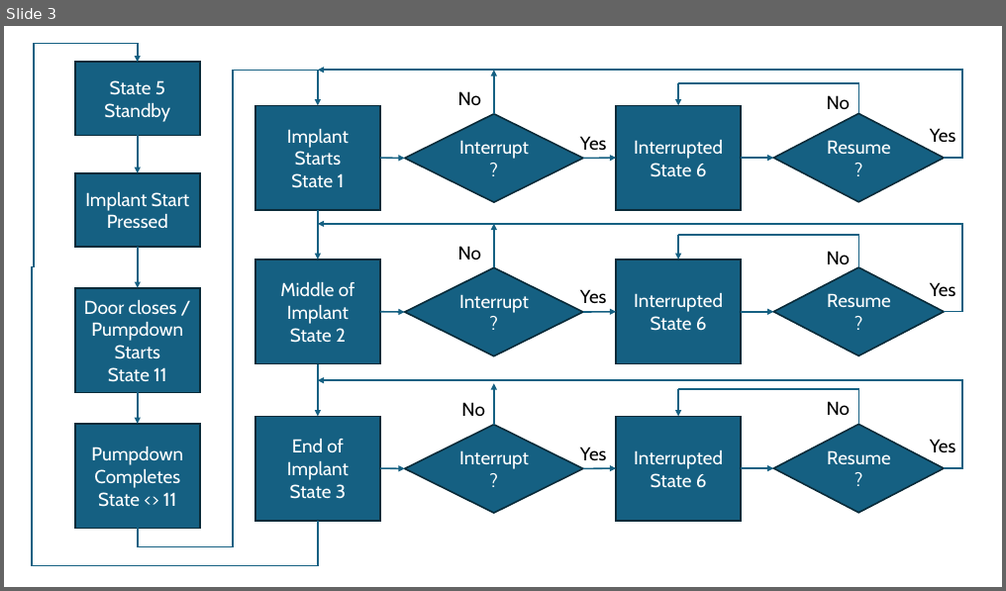
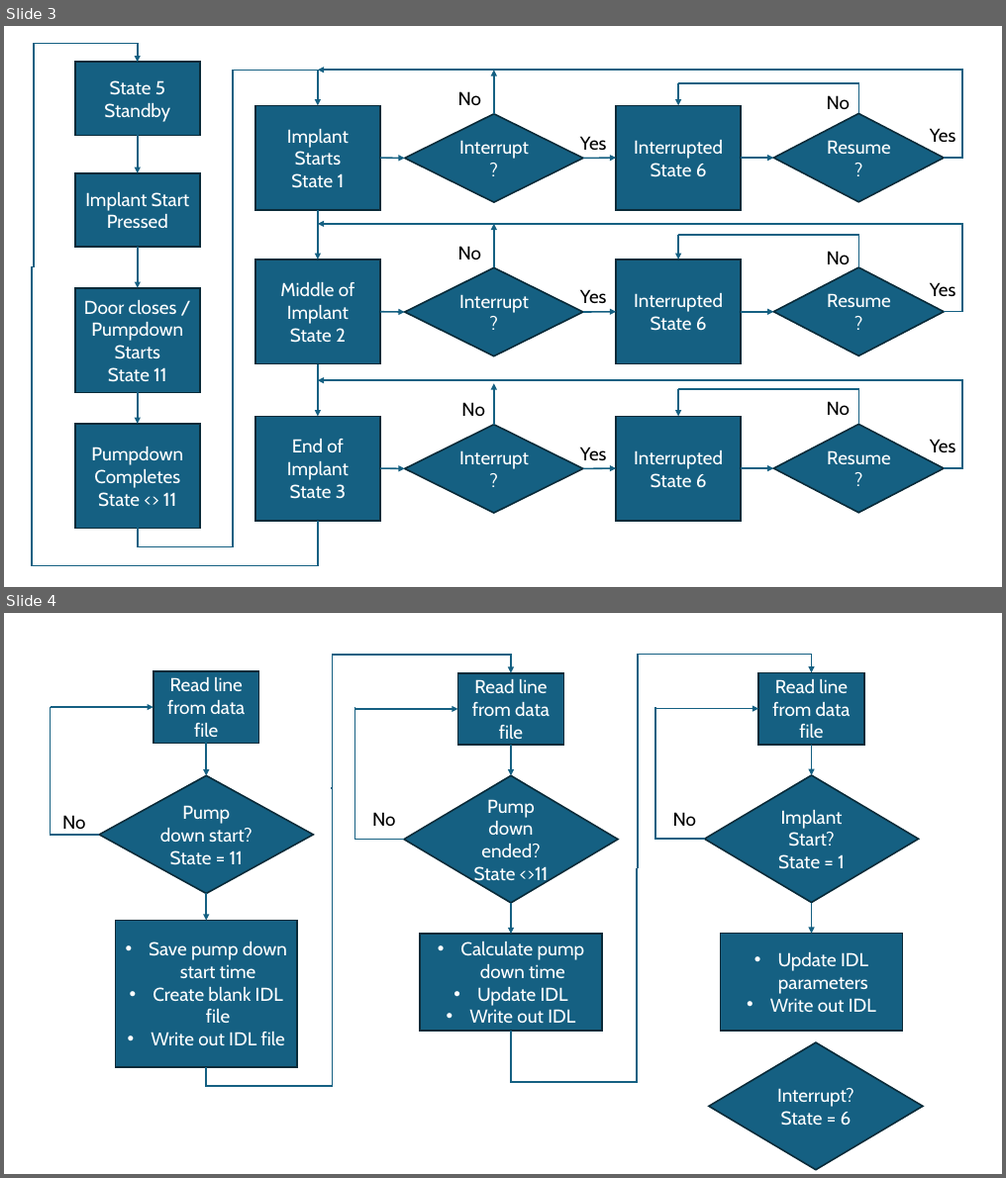
Before and after one commit to dmrossman/DataFlow, a slide deck: DataFlow Flowchart.pptx. Shown one above the other, each under a label of ours: slide 3 before the commit, slides 3 and 4 after it. The pictures are 1006x591 and 1006x1178 pixels, drawn with LibreOffice and Linux fonts; fonts in the diff are those of the drawing. Boxes give left, top, right and bottom in pixels: in the first picture for what was removed or moved away, otherwise in the second. Text is boxed around its words. In the diff, an @@ line names an element or a change of style, - is before the commit and + after.

```diff
--- a/DataFlow Flowchart.pptx
+++ b/DataFlow Flowchart.pptx
@@ slide 4 added at <box>4,613,1002,1174</box>, background #FFFFFF @@
@@ rectangle added at <box>152,671,258,744</box>, fill #156082, outline #092A39 1.5 pt, 18 pt, text #FFFFFF @@
+Read line from data file
@@ elbow arrow added from (331, 788) to (511, 672), #156082 1.5 pt @@
@@ elbow arrow added from (638, 868) to (812, 672), #156082 1.5 pt @@
@@ rectangle added at <box>458,672,564,745</box>, fill #156082, outline #092A39 1.5 pt, 18 pt, text #FFFFFF @@
+Read line from data file
@@ rectangle added at <box>758,672,864,745</box>, fill #156082, outline #092A39 1.5 pt, 18 pt, text #FFFFFF @@
+Read line from data file
@@ elbow line added from (99, 835) to (51, 707), #156082 1.5 pt @@
@@ arrow added from (51, 707) to (152, 707), #156082 1.5 pt @@
@@ elbow line added from (404, 839) to (355, 707), #156082 1.5 pt @@
@@ arrow added from (355, 709) to (458, 709), #156082 1.5 pt @@
@@ elbow line added from (705, 839) to (655, 707), #156082 1.5 pt @@
@@ arrow added from (655, 709) to (758, 709), #156082 1.5 pt @@
@@ arrow added from (206, 744) to (206, 775), #156082 1.5 pt @@
@@ arrow added from (511, 745) to (511, 775), #156082 1.5 pt @@
@@ arrow added from (812, 745) to (812, 775), #156082 1.5 pt @@
@@ diamond added at <box>99,775,313,894</box>, fill #156082, outline #092A39 1.5 pt, 18 pt, text #FFFFFF @@
+Pump down start? State = 11
@@ elbow line added from (206, 1067) to (332, 788), #156082 1.5 pt @@
@@ diamond added at <box>404,775,618,903</box>, fill #156082, outline #092A39 1.5 pt, 18 pt, text #FFFFFF @@
+Pump down ended? State <>11
@@ diamond added at <box>705,775,919,903</box>, fill #156082, outline #092A39 1.5 pt, 18 pt, text #FFFFFF @@
+Implant Start?
+State = 1
@@ text added at <box>62,815,85,835</box>, 18 pt, text #000000 @@
+No
@@ text added at <box>372,812,395,826</box>, 18 pt, text #000000 @@
+No
@@ text added at <box>673,812,696,826</box>, 18 pt, text #000000 @@
+No
@@ elbow line added from (511, 1031) to (637, 868), #156082 1.5 pt @@
@@ arrow added from (206, 894) to (206, 921), #156082 1.5 pt @@
@@ arrow added from (511, 903) to (511, 934), #156082 1.5 pt @@
@@ arrow added from (812, 903) to (812, 934), #156082 1.5 pt @@
@@ rectangle added at <box>116,921,297,1067</box>, fill #156082, outline #092A39 1.5 pt, 18 pt, text #FFFFFF @@
+• Save pump down start time
+• Create blank IDL file
+• Write out IDL file
@@ rectangle added at <box>420,934,602,1032</box>, fill #156082, outline #092A39 1.5 pt, 18 pt, text #FFFFFF @@
+• Calculate pump down time
+• Update IDL
+• Write out IDL
@@ rectangle added at <box>721,934,902,1031</box>, fill #156082, outline #092A39 1.5 pt, 18 pt, text #FFFFFF @@
+• Update IDL parameters
+• Write out IDL
@@ diamond added at <box>709,1043,924,1170</box>, fill #156082, outline #092A39 1.5 pt, 18 pt, text #FFFFFF @@
+Interrupt? State = 6
```
